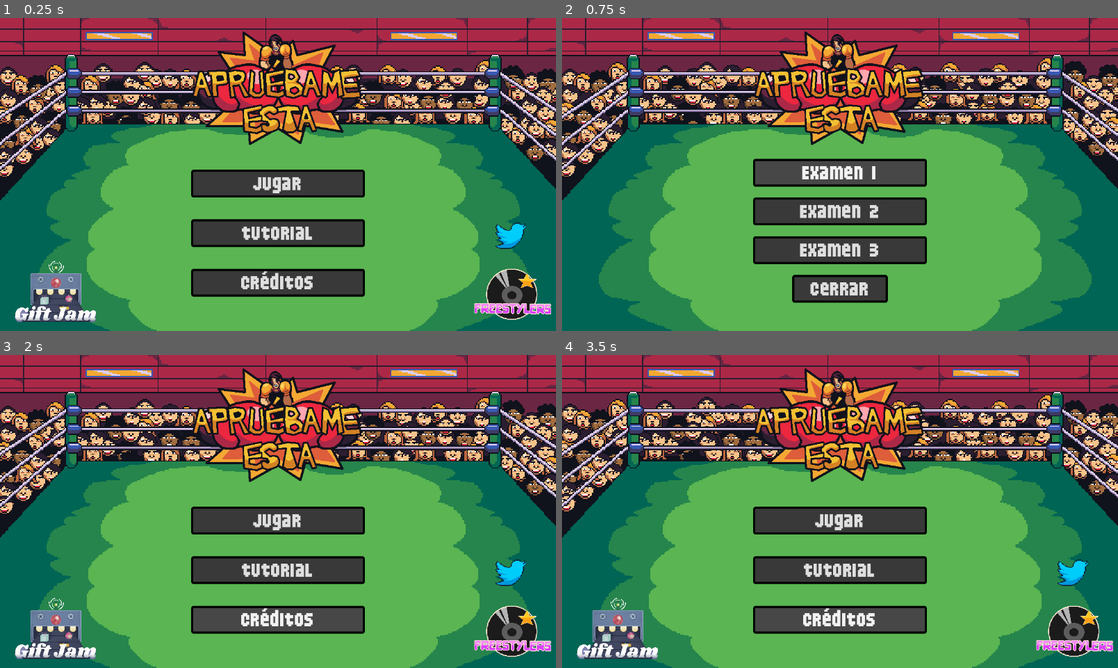
Above: before the commit, frames 1-4 (two rows, left to right).
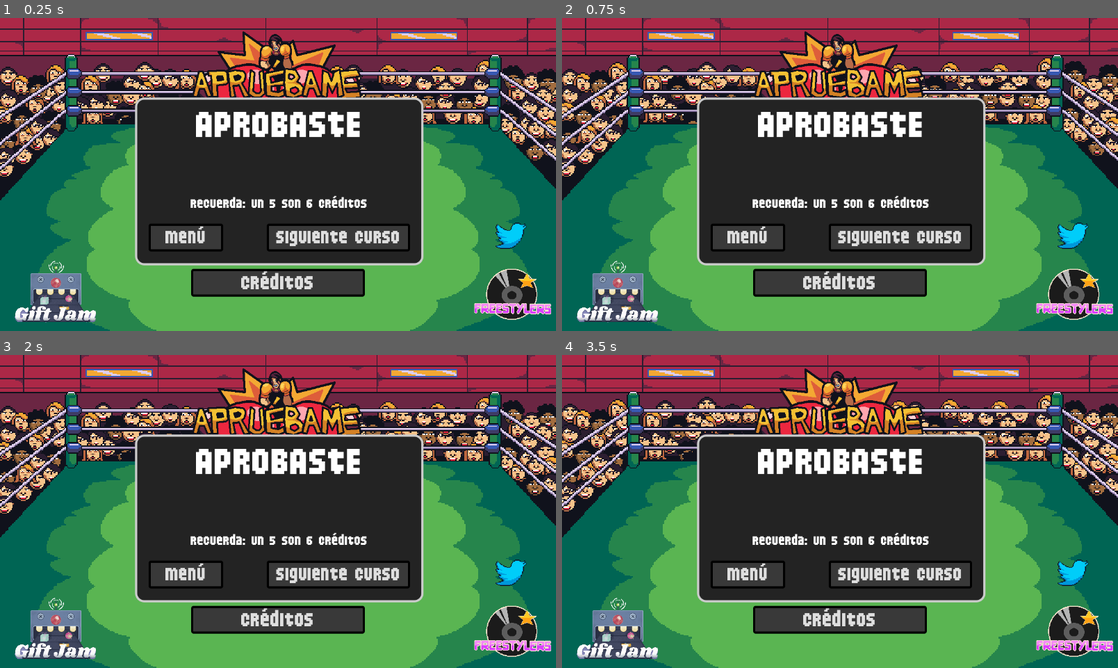
Above: after the commit, the same moments.

Repository: freesstylers/GiftJam2324
Game: Godot game, scene res://Scenes/SceneManager/SceneManager.tscn
The game is run twice, just before and just after one commit, with the same random seed, the same clock (stepped at 60 frames per second) and the same inputs. The engine's default icon, where the game draws it, is replaced by a stand-in: a white triangle on a blue panel in a dark square.
Inputs:
- Up to frame 1 (0.25 s): no input
- Up to frame 2 (0.75 s): click "Jugar" at 0.5 s
- Up to frame 3 (2 s): click "Cerrar" (after the commit: "Jugar") at 1.25 s
- Up to frame 4 (3.5 s): tap Enter (ui_accept) at 2, 2.27, 3.02 s; hold Right (input_right) 2.03-2.78 s; hold Down (input_down) from 2.78 s (still down)

The runs differ from the first frame. In frame 1, 23% of the frame differs, in the area x 24-77%, y 25-80%; in frame 2, 29%, in the area x 2-100%, y 25-98%; in frame 3, 23%; in frame 4, 23%.

Commit message:
Update SceneManager.tscn

Diff:
--- a/Scenes/SceneManager/SceneManager.tscn
+++ b/Scenes/SceneManager/SceneManager.tscn
@@ -41,7 +41,6 @@
 [node name="BattleEndScreen" type="Node2D" parent="."]
 
 [node name="WinPanel" type="Panel" parent="BattleEndScreen"]
-visible = false
 offset_left = 311.0
 offset_top = 183.0
 offset_right = 975.0
@@ -68,13 +67,13 @@
 layout_mode = 2
 theme_override_fonts/font = ExtResource("5_vhnd0")
 theme_override_font_sizes/font_size = 55
-text = "   Menú   "
+text = "  Menú  "
 
 [node name="next" type="Button" parent="BattleEndScreen/WinPanel/VBoxContainer"]
 layout_mode = 2
 theme_override_fonts/font = ExtResource("5_vhnd0")
 theme_override_font_sizes/font_size = 55
-text = " Siguiente nivel "
+text = " Siguiente curso "
 
 [node name="Label" type="Label" parent="BattleEndScreen/WinPanel"]
 layout_mode = 1
